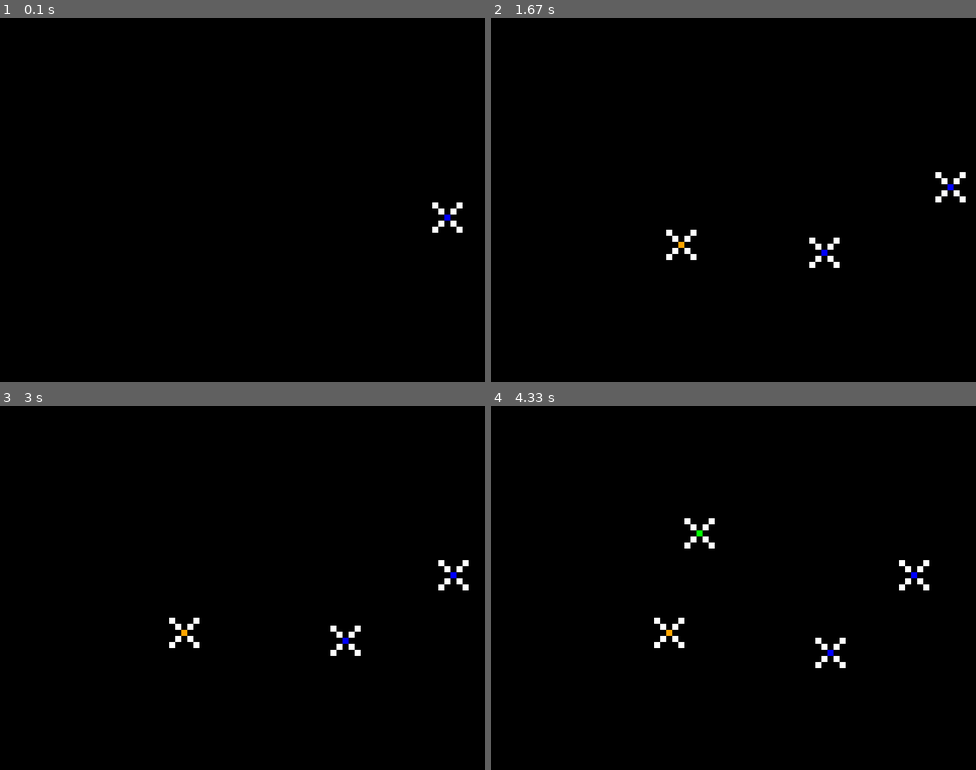
Above: before the commit, frames 1-4 (two rows, left to right).
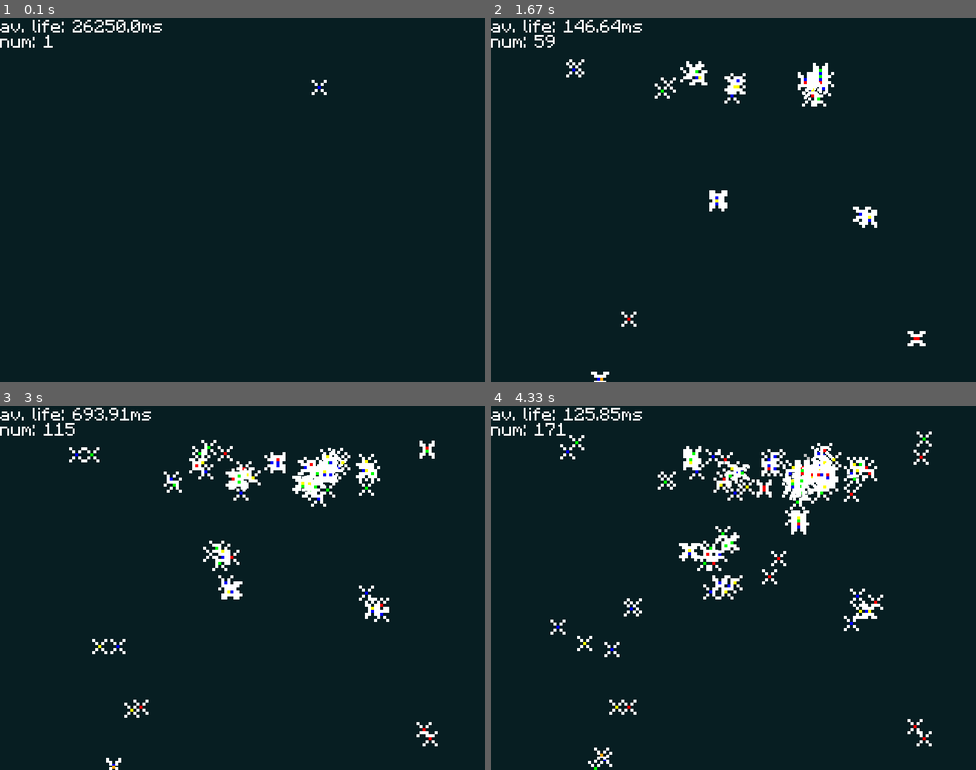
Above: after the commit, the same moments.

Repository: Moritz344/Simulation-of-Life
Game: pygame game, started from src/andere_lebewesen/schwimmer.py
Same seed, same stepped clock (60 frames per second), same inputs: the game is played once before the commit and once after it.
Inputs (mouse positions are in pixels of both pictures, inside the frame that each line leads up to):
- Up to frame 1 (0.1 s): no input
- Up to frame 2 (1.67 s): press the mouse at (811, 83) at 0.37 s; move the mouse to (738, 83) at 0.47 s; release the mouse at (660, 87) at 0.6 s; press the mouse at (820, 76) at 0.7 s; move the mouse to (694, 72) at 0.8 s; release the mouse at (573, 72) at 0.93 s; press the mouse at (815, 94) at 1.03 s; move the mouse to (864, 214) at 1.13 s; release the mouse at (917, 338) at 1.27 s; press the mouse at (801, 79) at 1.37 s; move the mouse to (714, 200) at 1.47 s; release the mouse at (626, 316) at 1.6 s
- Up to frame 3 (3 s): press the mouse at (329, 460) at 1.7 s; move the mouse to (218, 551) at 1.8 s; release the mouse at (106, 646) at 1.93 s; press the mouse at (315, 489) at 2.03 s; move the mouse to (368, 467) at 2.13 s; release the mouse at (421, 449) at 2.27 s; press the mouse at (324, 471) at 2.37 s; move the mouse to (271, 460) at 2.47 s; release the mouse at (223, 453) at 2.6 s; press the mouse at (237, 478) at 2.7 s; move the mouse to (300, 482) at 2.8 s; release the mouse at (363, 486) at 2.93 s
- Up to frame 4 (4.33 s): press the mouse at (815, 471) at 3.03 s; move the mouse to (791, 518) at 3.13 s; release the mouse at (772, 566) at 3.27 s; press the mouse at (815, 471) at 3.37 s; move the mouse to (723, 537) at 3.47 s; release the mouse at (631, 602) at 3.6 s; press the mouse at (820, 478) at 3.7 s; move the mouse to (791, 482) at 3.8 s; release the mouse at (757, 486) at 3.93 s; press the mouse at (820, 471) at 4.03 s; move the mouse to (689, 547) at 4.13 s; release the mouse at (558, 624) at 4.27 s

The runs differ from the first frame. In frame 1, 100% of the frame differs, in the area x 0-100%, y 0-100%; in frame 2, 100%; in frame 3, 100%; in frame 4, 100%.

Commit message:
schwimmer kleiner/hintergrund farbe/spawn food func/energie/

Diff:
--- a/src/andere_lebewesen/schwimmer.py
+++ b/src/andere_lebewesen/schwimmer.py
@@ -8,15 +8,21 @@
 fps = 60
 pygame.display.set_caption("Schwimmer Organismus")
 
-
+# nametags?
+# Agressive Zellen?
 
 # global var
-cell_size = 10
+cell_size = 5
 num_life = 1
 color_choice = random.choice(["blue","red","yellow"])
 
+# font
+pygame.font.init()
+font = pygame.font.Font("../MinecraftRegular.otf",30)
+
+
 class Schwimmer(object):
-    def __init__(self,position,colour,lebenszeit,alive,hungry,energie,speed=cell_size):
+    def __init__(self,name,position,colour,lebenszeit,alive,hungry,energie,speed=cell_size):
         self.position = list(position)
         self.speed = speed
         self.move_chance = 0.77
@@ -25,6 +31,7 @@
         self.alive = alive
         self.hungry = hungry
         self.energie = energie
+        self.name = name
 
 
 
@@ -42,12 +49,12 @@
         self.klon_timer = pygame.time.get_ticks()
         self.klon_timer_dur = 500
 
-        self.block = 10
-
-        self.body_1_block = 10
-        self.body_2_block = 10
-        self.body_3_block = 10
-        self.body_4_block = 10
+        self.block = cell_size
+
+        self.body_1_block = cell_size
+        self.body_2_block = cell_size
+        self.body_3_block = cell_size
+        self.body_4_block = cell_size
 
 
     def klone_schwimmer(self):
@@ -64,31 +71,38 @@
 
     def create_new_schwimmer(self):
             if num_life >= 1 :
-                new_life = Schwimmer((random.randint(0,width - cell_size),random.randint(0,height - cell_size)  ),random.choice(["red","blue","green","orange",]),random.randint(0,20000),True,False,random.randint(200,300))
+                new_life = Schwimmer("",(self.position[0],self.position[1]),random.choice(["red","blue","green","orange",]),random.randint(1000,100000),True,False,random.randint(1000,5000))
                 schwimmer_generation.append(new_life)
 
     def delete_schwimmer(self):
         schwimmer_generation.remove(self)
+
 
     def eating_process(self):
         global num_life
         for life in schwimmer_generation:
-            #if life != self and self.rect.colliderect(life.rect) and not self.alive and self in schwimmer_generation:
-            #    # schwimmer_generation.remove(self)
-            #    self.hungry = False
-            #    self.block -= 0.5 * 0.1
-            #    self.endwert -= 1
-            #    self.startwert -= 1
-            #    break
-            if life != self and self.body_1.colliderect(life.rect) and not self.alive and self in schwimmer_generation:
+            if life != self and self.body_1.colliderect(life.rect) and not self.alive and self in schwimmer_generation :
                 self.body_1_block -= 1
-
             elif life != self and self.body_2.colliderect(life.rect) and not self.alive and self in schwimmer_generation:
                 self.body_2_block -= 1
+                self.death_timer_dur += 100
+                self.energie += 1500
             elif life != self and self.body_3.colliderect(life.rect) and not self.alive and self in schwimmer_generation:
                 self.body_3_block -= 1
+                self.death_timer_dur += 100
+                self.energie += 1500
             elif life != self and self.body_4.colliderect(life.rect) and not self.alive and self in schwimmer_generation:
                 self.body_4_block -= 1
+                self.death_timer_dur += 100
+                self.energie += 1500
+            if life != self and self.erb.colliderect(life.rect) and not self.alive and self in schwimmer_generation:
+                self.block -= 1
+                self.death_timer_dur += 100
+                self.energie += 500
+
+
+
+
     def next_generation(self):
         global num_life,next_generation
         print("Jedes Organismus ist gestorben!")
@@ -126,6 +140,8 @@
             self.speed = 0
 
 
+
+
         if self.position[0] > width - cell_size:
             self.position[0] = width - cell_size
         elif self.position[0] < 0 + cell_size:
@@ -163,11 +179,37 @@
             self.next_generation()
 
 
-schwimmer_generation = [Schwimmer((random.randint(0,width - cell_size * 2),random.randint(0,height - cell_size * 2)),"blue",random.randint(1000,20000),True,True,random.randint(200,300)) for _ in range(num_life)]
-
-s = Schwimmer((random.randint(0,width ),random.randint(0,height )),"white",random.randint(1000,20000),True,True,random.randint(200,300))
+
+
+
+schwimmer_generation = [Schwimmer("",(random.randint(0,width - cell_size * 2),random.randint(0,height - cell_size * 2)),"blue",random.randint(1000,100000),True,True,random.randint(1000,5000)) for _ in range(num_life)]
+s = Schwimmer("",(random.randint(0,width ),random.randint(0,height )),"white",random.randint(1000,100000),True,True,random.randint(1000,5000))
+
+
+def berechne_durschnitt(objekte):
+    # lebenszeit durschnitt berechnen
+    gesamte_lebenszeit = 0
+    anzahl_objekte = 0
+
+    for objekt in objekte:
+        gesamte_lebenszeit = objekt.death_timer_dur
+        anzahl_objekte += 1
+
+    return gesamte_lebenszeit / anzahl_objekte if anzahl_objekte > 0 else 0
+
+def spawn_food():
+    global num_life
+    mouse_x,mouse_y = pygame.mouse.get_pos()
+
+    new_life = Schwimmer("",(mouse_x,mouse_y),random.choice(["red","blue","yellow","green"]),random.randint(1000,100000),True,True,random.randint(1000,5000))
+    num_life += 1
+    schwimmer_generation.append(new_life)
+
 for i,v in enumerate(schwimmer_generation):
         print(f"{i+1},Lebensstatus: {v.alive},Lebenszeit: {v.death_timer_dur} ms, Hungrig: {v.hungry} Energie: {v.energie}")
+
+erstes_objekt = schwimmer_generation[0]
+
 
 def main():
     run = True
@@ -179,15 +221,33 @@
                 if event.key == pygame.K_q:
                     run = False
 
-        screen.fill("black")
+        screen.fill((7, 30, 34))
 
         s.klone_schwimmer()
+
+        mouse_pressed = pygame.mouse.get_pressed()
+        if mouse_pressed[0]:
+            spawn_food()
+
+
+        if erstes_objekt.alive == False:
+            erstes_objekt.colour = "green"
+            erstes_objekt.body_colour = "green"
+
 
         for life in schwimmer_generation:
             life.move()
             life.update()
             life.eating_process()
 
+
+        average_lebenszeit = berechne_durschnitt(schwimmer_generation)
+        average_lebenszeit = round(average_lebenszeit,(2))
+        average_lebenszeit_text = font.render(f"av. life: {average_lebenszeit}ms",False,"white")
+        anzahl_lifes = font.render(f"num: {num_life}",False,"white")
+        screen.blit(average_lebenszeit_text,(0,0))
+        screen.blit(anzahl_lifes,(0,25))
+
         clock.tick(fps)
         pygame.display.update()
 main()
